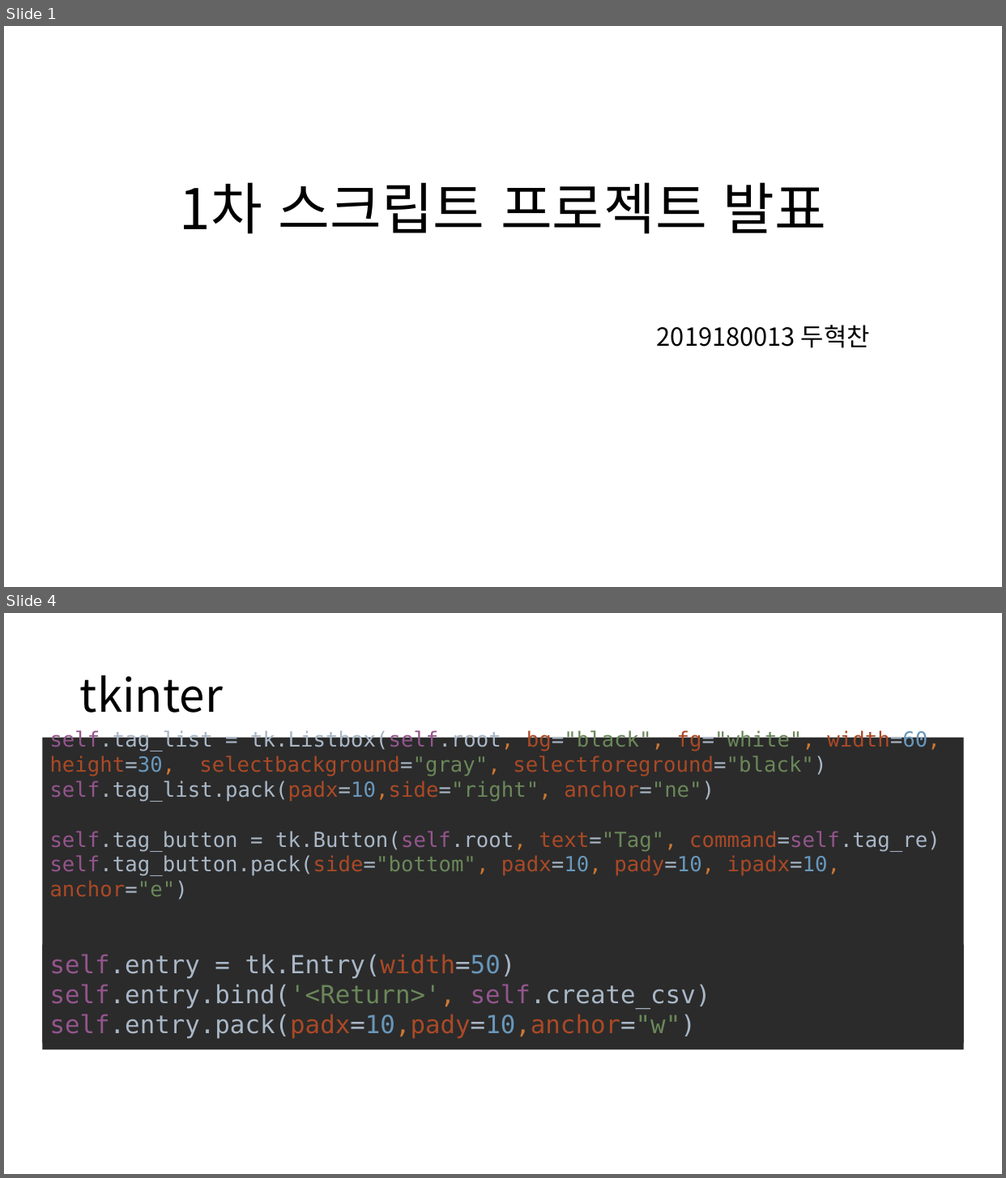
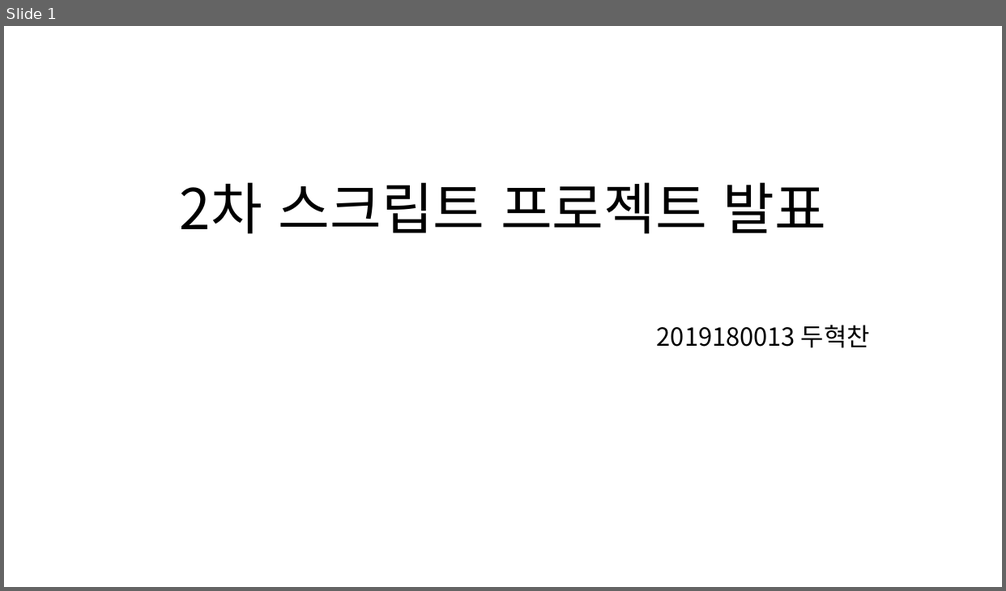
Before and after one commit to dhc518/Script2023, a slide deck: project/music_player/스크립트 프로젝트 발표자료.pptx. Shown one above the other, each under a label of ours: slides 1 and 4 before the commit, slide 1 after it; the slides between them are not shown. The pictures are 1006x1178 and 1006x591 pixels, drawn with LibreOffice and Linux fonts; fonts in the diff are those of the drawing. Boxes give left, top, right and bottom in pixels: in the first picture for what was removed or moved away, otherwise in the second. Text is boxed around its words. In the diff, an @@ line names an element or a change of style, - is before the commit and + after.

```diff
--- a/project/music_player/스크립트 프로젝트 발표자료.pptx
+++ b/project/music_player/스크립트 프로젝트 발표자료.pptx
@@ slide 4 removed at (4,613,1002,1174), background #FFFFFF @@
@@ title removed at (80,675,223,713) @@
-tkinter
@@ text removed at (42,734,964,1053) @@
-self.tag_list = tk.Listbox(self.root, bg="black", fg="white", width=60, height=30, selectbackground="gray", selectforeground="black")
-self.tag_list.pack(padx=10,side="right", anchor="ne")
-self.tag_button = tk.Button(self.root, text="Tag", command=self.tag_re)
-self.tag_button.pack(side="bottom", padx=10, pady=10, ipadx=10, anchor="e")
@@ text removed at (50,954,711,1039) @@
-self.entry = tk.Entry(width=50)
-self.entry.bind('<Return>', self.create_csv)
-self.entry.pack(padx=10,pady=10,anchor="w")
@@ slide 1 changed as well @@
@@ title at (180,182,826,234): text changed @@
-1차 스크립트 프로젝트 발표
+2차 스크립트 프로젝트 발표
```
Also in this commit, not shown: 2 other slides changed, 4 slides added, 3 other slides removed, 9 other files.
